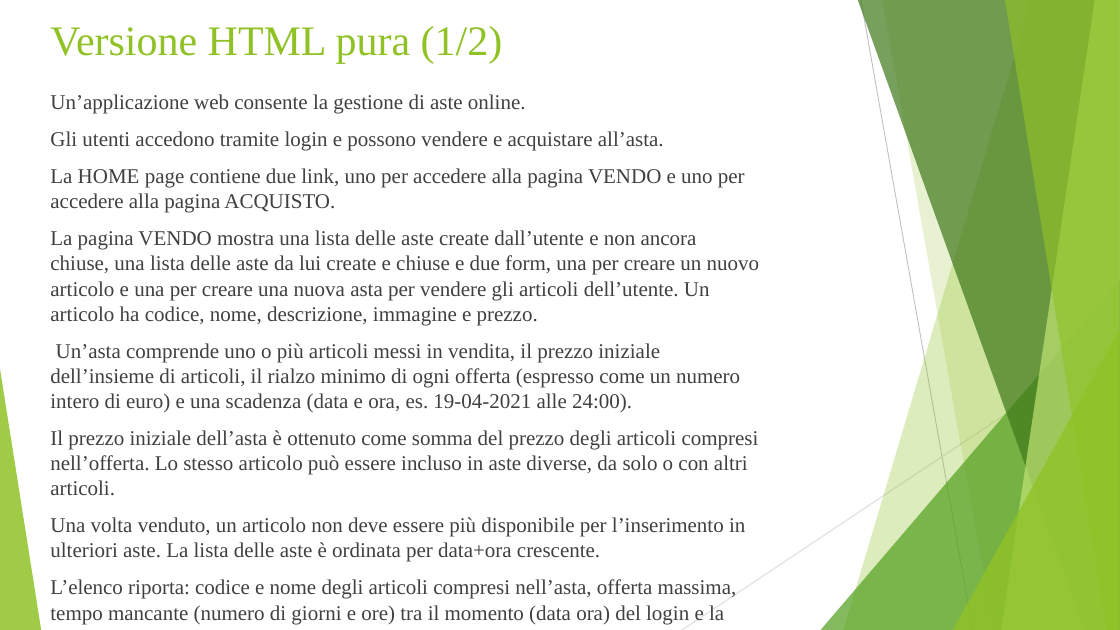
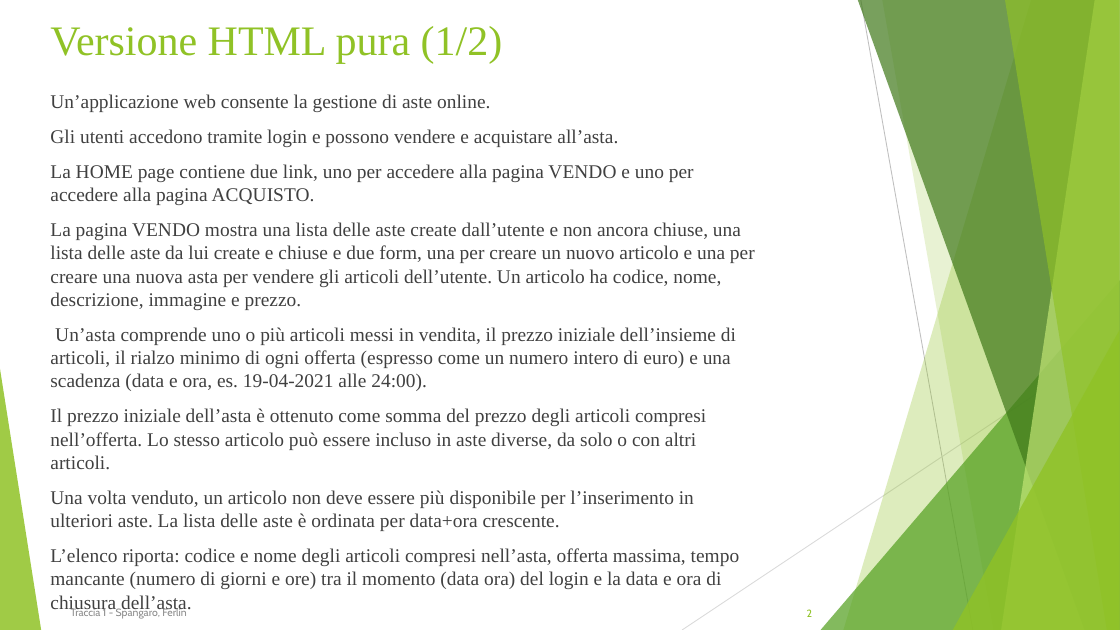
Before and after one commit to francescospangaro/tecnologie-web, a slide deck: slide 2 of docs/Presentation.pptx. Drawn at 1120x630 pixels with LibreOffice and Linux fonts; fonts in the diff are those of the drawing; background and template pictures are left out. Boxes give left, top, right and bottom in pixels: in the first picture for what was removed or moved away, otherwise in the second. Text is boxed around its words. In the diff, an @@ line names an element or a change of style, - is before the commit and + after.

```diff
--- a/docs/Presentation.pptx
+++ b/docs/Presentation.pptx
@@ text "Un’applicazione web consente la gestione ..." at bbox=[50, 94, 755, 566]: size 18 to 16.6 pt @@
@@ text added at bbox=[71, 608, 186, 619], 9 pt, text #8C8C8C @@
+Traccia 1 - Spangaro, Ferlin
@@ page number added at bbox=[807, 609, 813, 617], 9 pt, text #90C226 @@
+2
```
Also in this commit, not shown: 12 other slides changed.
